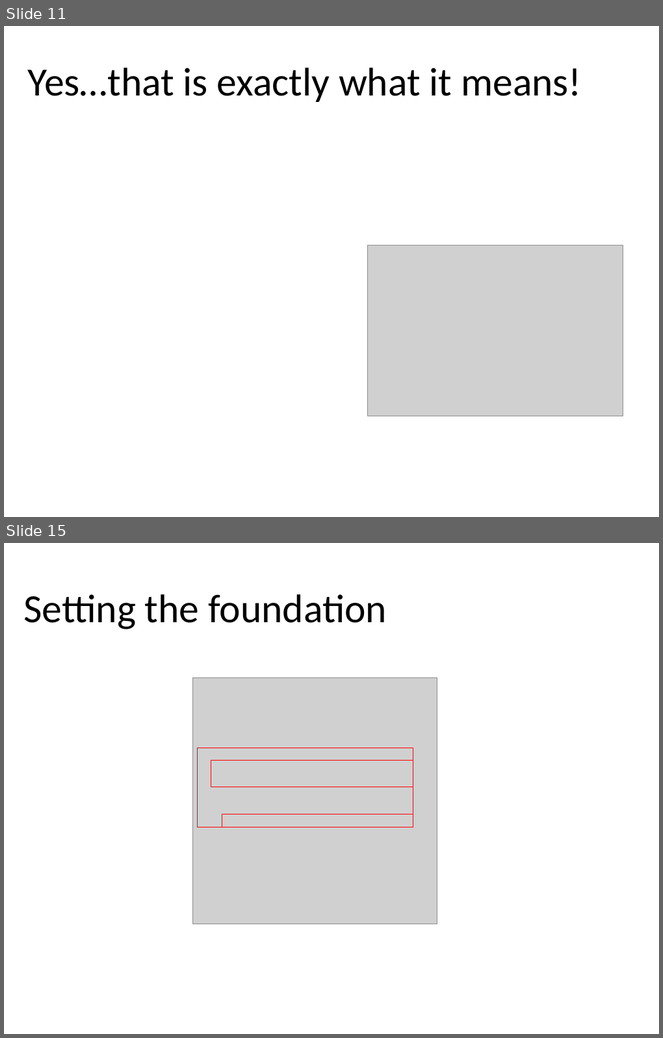
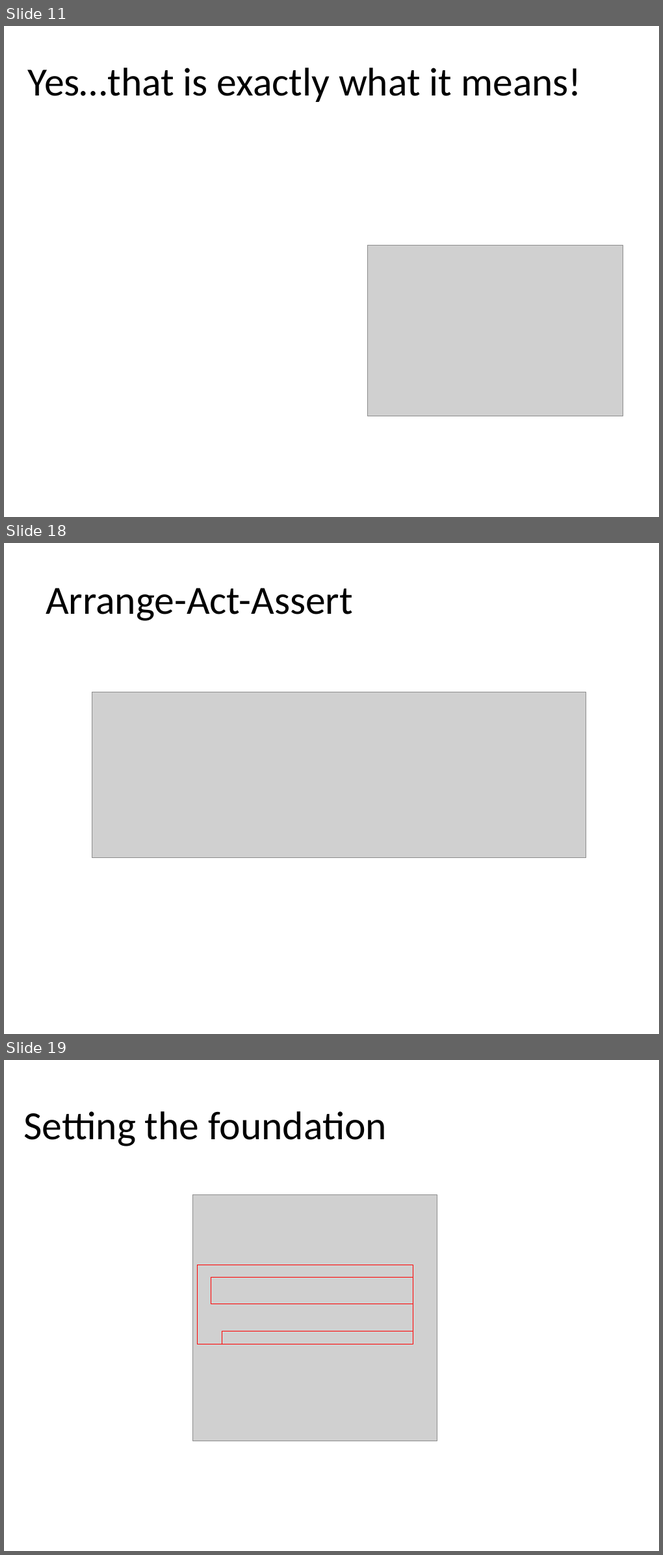
Before and after one commit to kburnell/TestDrivingASP.NETMVC, a slide deck: TestDrivingASP.NETMVC.pptx. Shown one above the other, each under a label of ours: slides 11 and 15 before the commit, slides 11, 18 and 19 after it; the slides between them are not shown. The pictures are 663x1038 and 663x1555 pixels, drawn with LibreOffice and Linux fonts; fonts in the diff are those of the drawing; grey boxes stand for pictures; background and template pictures are left out. Boxes give left, top, right and bottom in pixels: in the first picture for what was removed or moved away, otherwise in the second. Text is boxed around its words. In the diff, an @@ line names an element or a change of style, - is before the commit and + after.

```diff
--- a/TestDrivingASP.NETMVC.pptx
+++ b/TestDrivingASP.NETMVC.pptx
@@ slide 18 added at <box>4,543,659,1034</box>, background #FFFFFF @@
@@ title added at <box>46,588,352,621</box>, 46.9 pt, text #000000 @@
+Arrange-Act-Assert
@@ picture added at <box>92,693,586,858</box> @@
@@ what was slide 15 is now slide 19 @@
```
Also in this commit, not shown: 5 slides changed, 6 other slides added, 1 slide removed, 1 other file.
